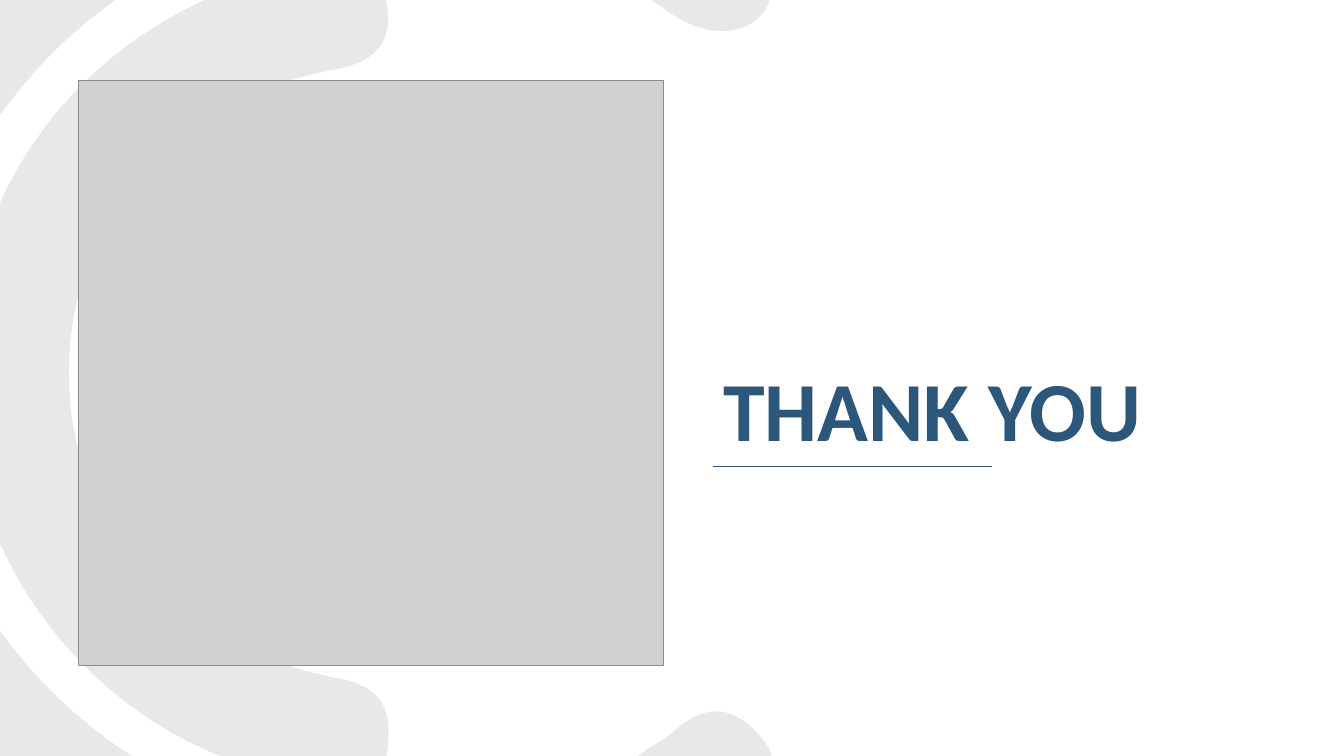
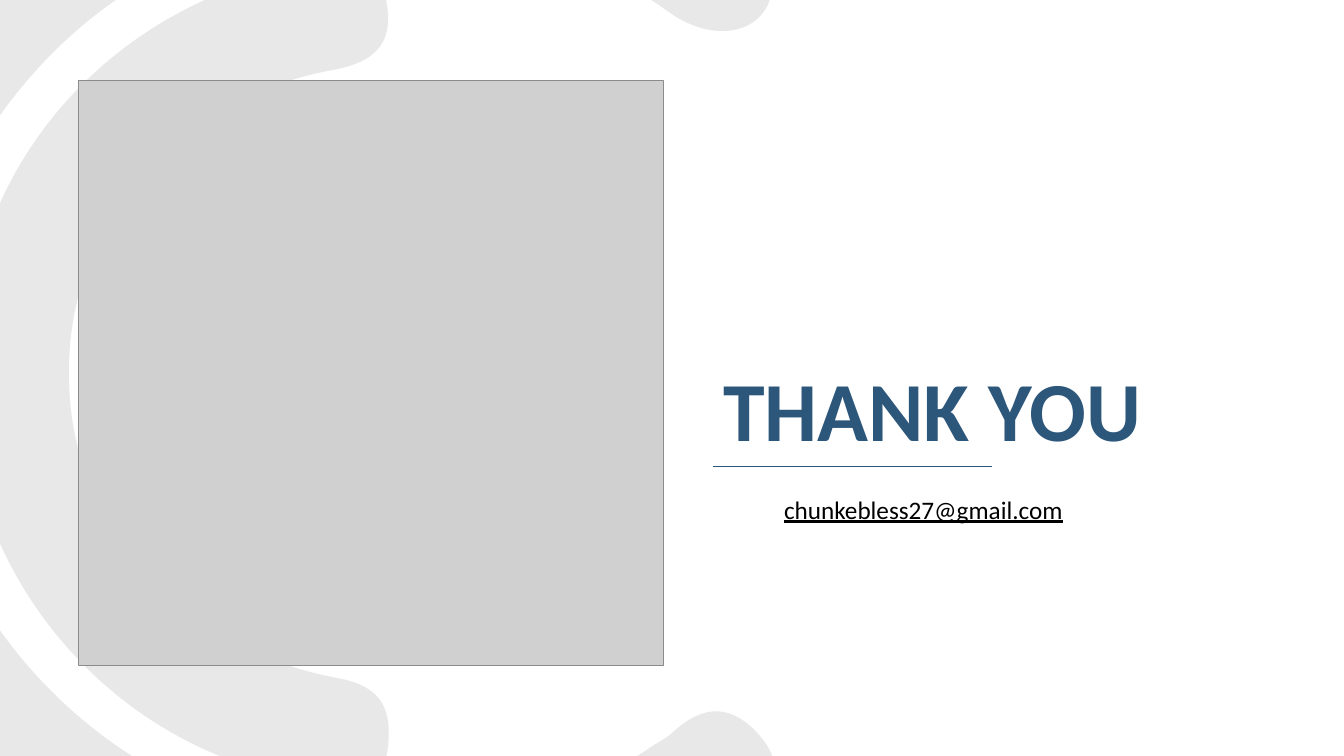
Before and after one commit to Njangi-Association/Njangi-App, a slide deck: slide 27 of Presentation title.pptx (slide 23 before the commit). Drawn at 1344x756 pixels with LibreOffice and Linux fonts; fonts in the diff are those of the drawing; grey boxes stand for pictures; background and template pictures are left out. Boxes give left, top, right and bottom in pixels: in the first picture for what was removed or moved away, otherwise in the second. Text is boxed around its words. In the diff, an @@ line names an element or a change of style, - is before the commit and + after.

```diff
--- a/Presentation title.pptx
+++ b/Presentation title.pptx
@@ text added at box(784, 501, 1062, 524), 18 pt, text #000000, underline @@
+chunkebless27@gmail.com
```
Also in this commit, not shown: 15 other slides changed, 6 slides added, 2 slides removed.
